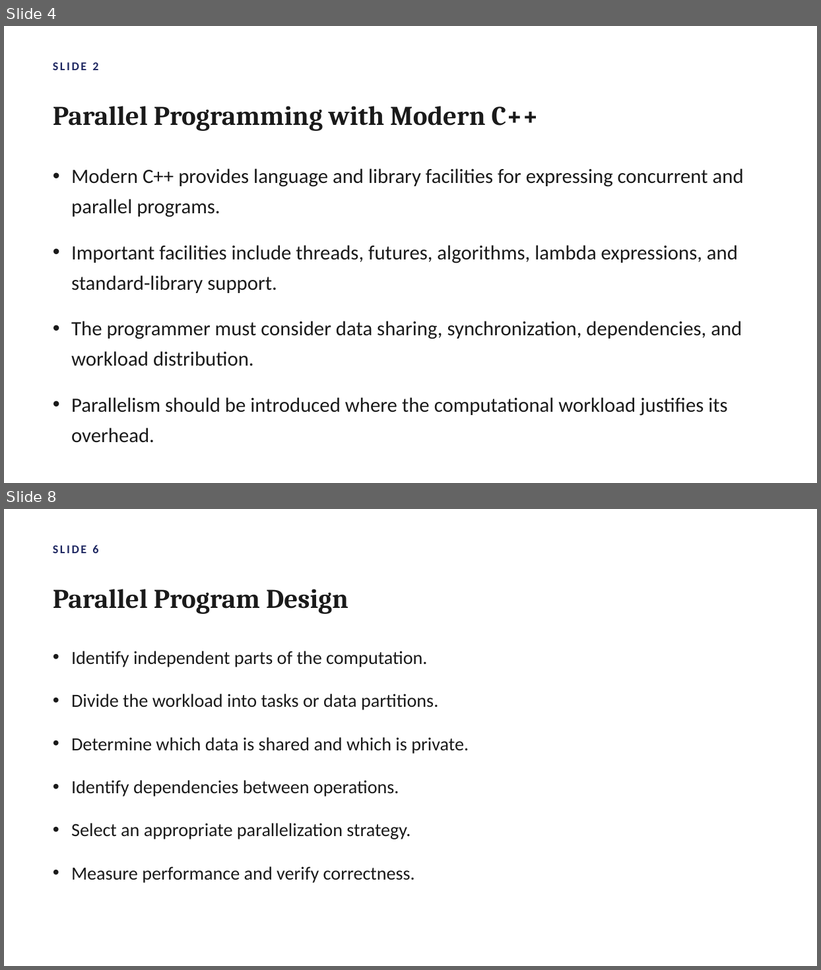
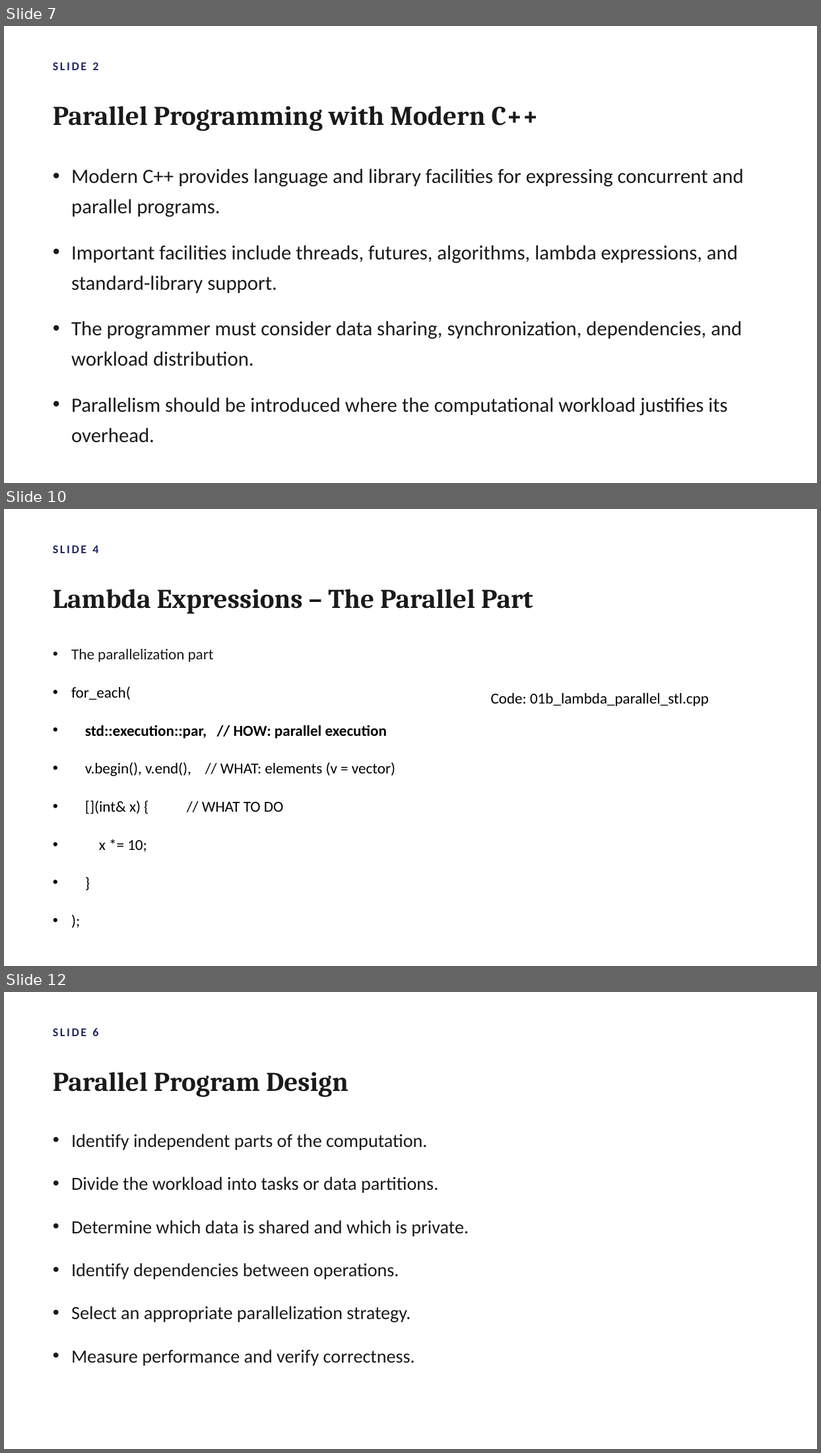
Before and after one commit to atulkahatecdac/parallel-cpp, a slide deck: Parallel_Programming_Cpp.pptx. Shown one above the other, each under a label of ours: slides 4 and 8 before the commit, slides 7, 10 and 12 after it; the slides between them are not shown. The pictures are 821x970 and 821x1453 pixels, drawn with LibreOffice and Linux fonts; fonts in the diff are those of the drawing. Boxes give left, top, right and bottom in pixels: in the first picture for what was removed or moved away, otherwise in the second. Text is boxed around its words. In the diff, an @@ line names an element or a change of style, - is before the commit and + after.

```diff
--- a/Parallel_Programming_Cpp.pptx
+++ b/Parallel_Programming_Cpp.pptx
@@ slide 10 added at (4, 509, 817, 966), background #FFFFFF @@
@@ text added at (53, 545, 98, 553), 14 pt, text #1E2761, bold @@
+SLIDE 4
@@ text added at (53, 589, 533, 614), 32 pt, text #1A1A1A, bold @@
+Lambda Expressions – The Parallel Part
@@ text added at (71, 649, 395, 814), 18 pt, text #000000 @@
+• The parallelization part
+• for_each(
+• std::execution::par, // HOW: parallel execution
+• v.begin(), v.end(), // WHAT: elements (v = vector)
+• [](int& x) { // WHAT TO DO
+• x *= 10;
+• }
+• );
@@ text added at (491, 693, 709, 706), 18 pt, text #000000 @@
+Code: 01b_lambda_parallel_stl.cpp
@@ what was slide 4 is now slide 7 @@
@@ what was slide 8 is now slide 12 @@
```
Also in this commit, not shown: 11 slides changed, 7 other slides added.
